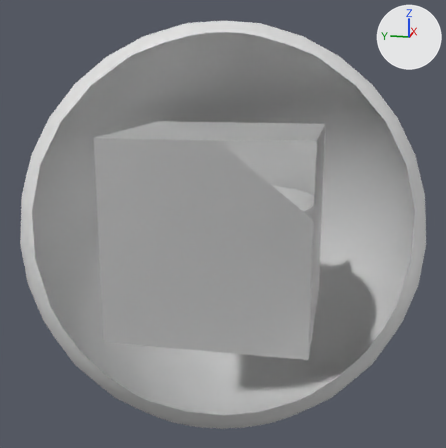
The glTF model src/Model/environment/environment.glb as it was, and as the next commit left it.
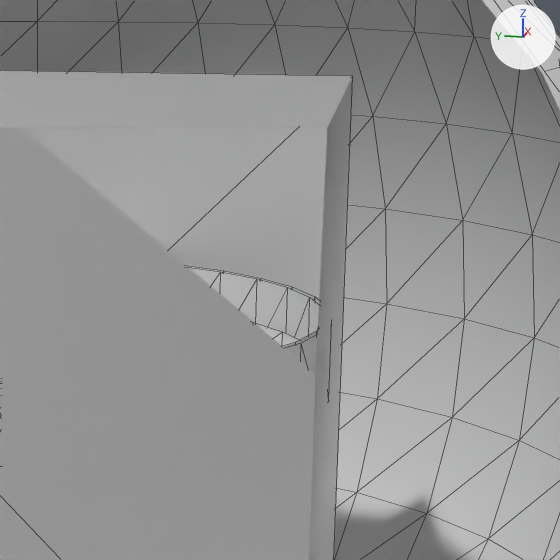
Each version appears first whole from a camera (50 mm lens) standing at (-1634.0, -326.0, 409.0) and looking at (0.0, 1.0, 1.0), and next in a close-up on the part from 47% to 88% of the width and 22% to 63% of the height. The lights are fixed; the arrows at upper right show +X, +Y and +Z. The close-ups show mesh edges as thin lines. Everything nearer to the camera than a plane just in front of the edit is cut away. Where no turn or scale is listed for an object, it has been applied to the vertices.

The first close-up shows 'bg_back', 'bg_front', 'skybox_gradient', 'skybox_texture'.
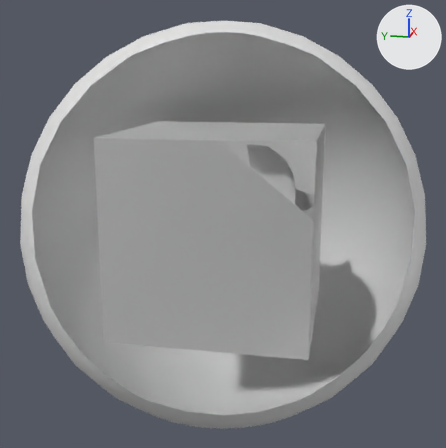
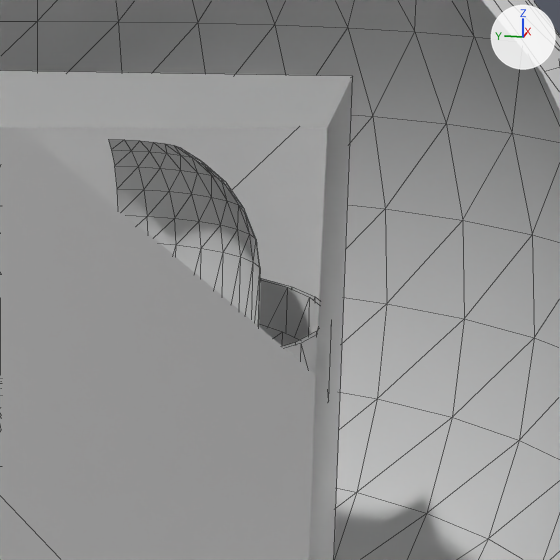
The change, as a list of edits to the scene's bpy script:
```text
Add mat_bg_moving:
    mat_bg_moving = principled_material('bg_moving')
    mat_bg_moving.base_color = (0.8, 0.8, 0.8)  # white #e7e7e7
Add me_bg_moving_geo:
    me_bg_moving_geo.from_pydata(...)  # 126 vertices, 192 faces; spans x -150.0..192.0, y -193.0..150.0, z 1.0..210.0
    me_bg_moving_geo.materials.append(mat_bg_moving)  # white #e7e7e7
Add ob_bg_moving:
    ob_bg_moving = bpy.data.objects.new('bg_moving', me_bg_moving_geo)
    ob_bg_moving.location = (0.0, 0.0, -1.0)
```

Boxes [x1, y1, x2, y2] around the edits, measured in the close-ups (560 x 560 px):
'bg_moving', added
    after: [108, 139, 260, 326]
